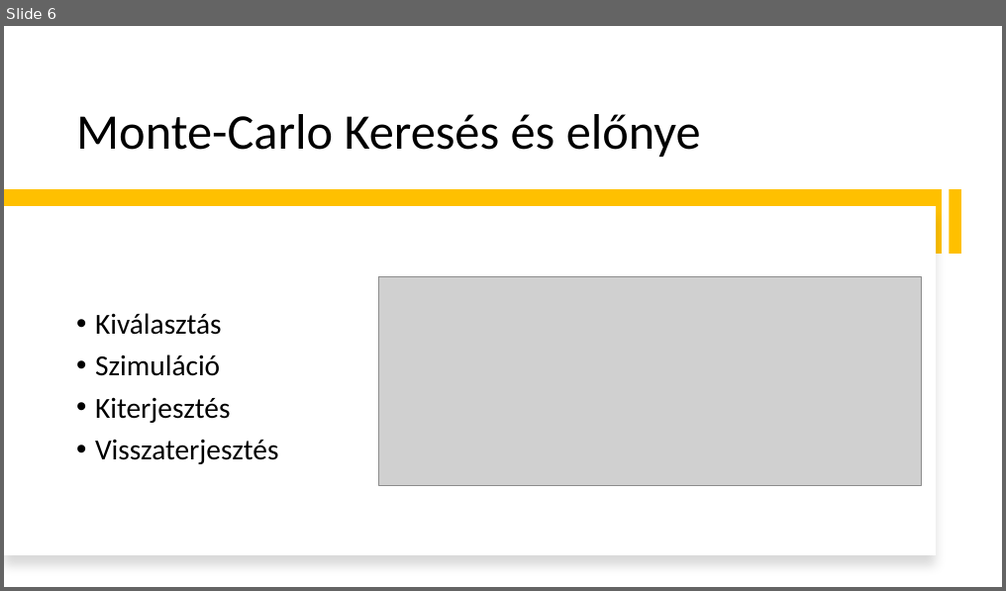
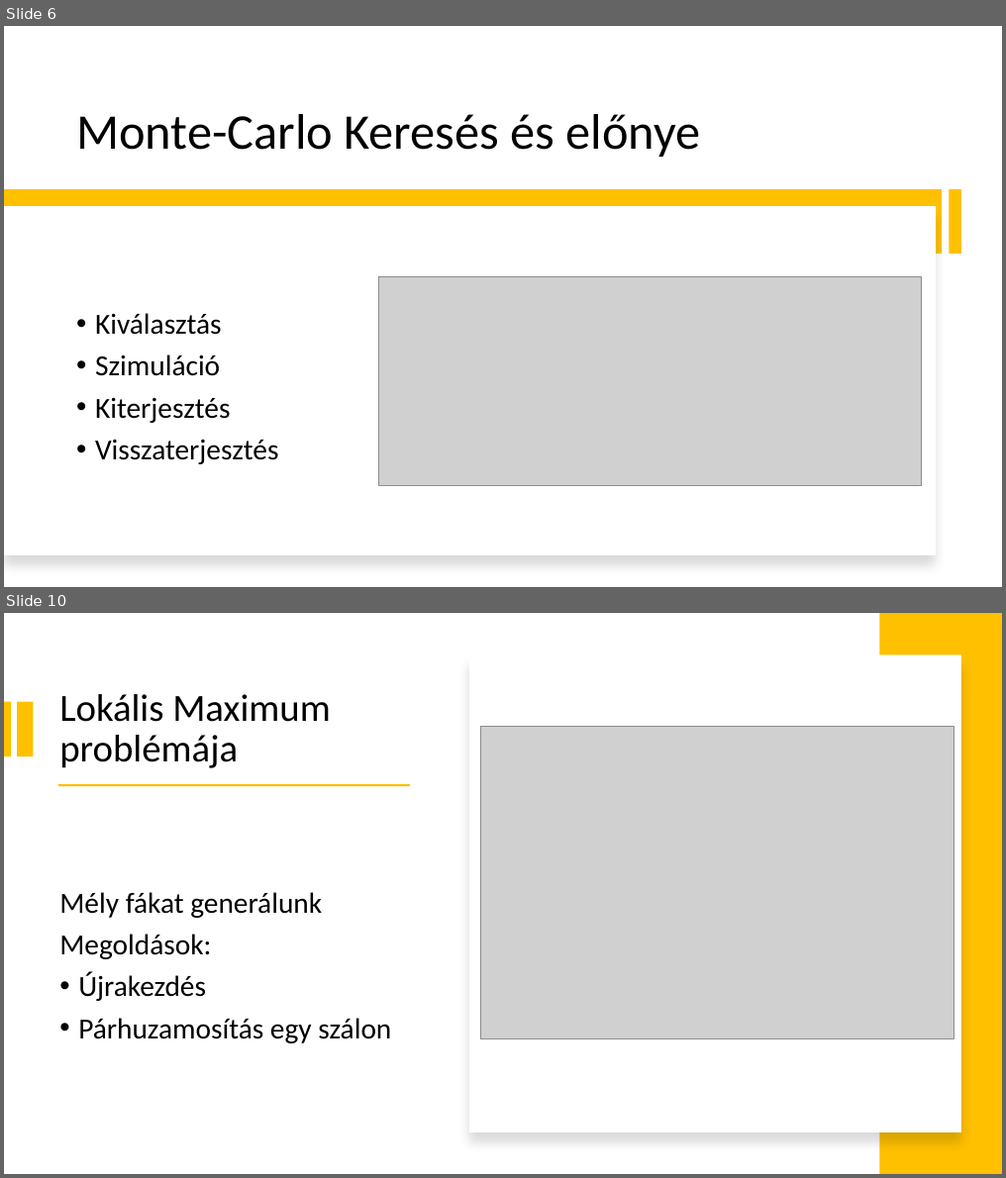
Before and after one commit to DrCash-KMark/uniBscProject, a slide deck: Documents/Bemutató.pptx. Shown one above the other, each under a label of ours: slide 6 before the commit, slides 6 and 10 after it; the slides between them are not shown. The pictures are 1006x591 and 1006x1178 pixels, drawn with LibreOffice and Linux fonts; fonts in the diff are those of the drawing; grey boxes stand for pictures. Boxes give left, top, right and bottom in pixels: in the first picture for what was removed or moved away, otherwise in the second. Text is boxed around its words. In the diff, an @@ line names an element or a change of style, - is before the commit and + after.

```diff
--- a/Documents/Bemutató.pptx
+++ b/Documents/Bemutató.pptx
@@ slide 10 added at box(4, 613, 1002, 1174), background #FFFFFF @@
@@ rectangle added at box(880, 613, 1002, 1174), fill #FFC000 @@
@@ rectangle added at box(469, 655, 961, 1133), fill #FFFFFF @@
@@ rectangle added at box(4, 701, 12, 757), fill #FFC000 @@
@@ rectangle added at box(17, 701, 33, 757), fill #FFC000 @@
@@ title added at box(59, 694, 330, 768), 37 pt, text #000000 @@
+Lokális Maximum problémája
@@ picture added at box(480, 727, 953, 1039) @@
@@ rectangle added at box(58, 784, 411, 786), fill #FFC000 @@
@@ text added at box(59, 892, 391, 1044), 28 pt, text #000000 @@
+Mély fákat generálunk
+Megoldások:
+• Újrakezdés
+• Párhuzamosítás egy szálon
```
Also in this commit, not shown: 2 slides changed, 5 other slides added, 1 slide removed, 7 other files.
